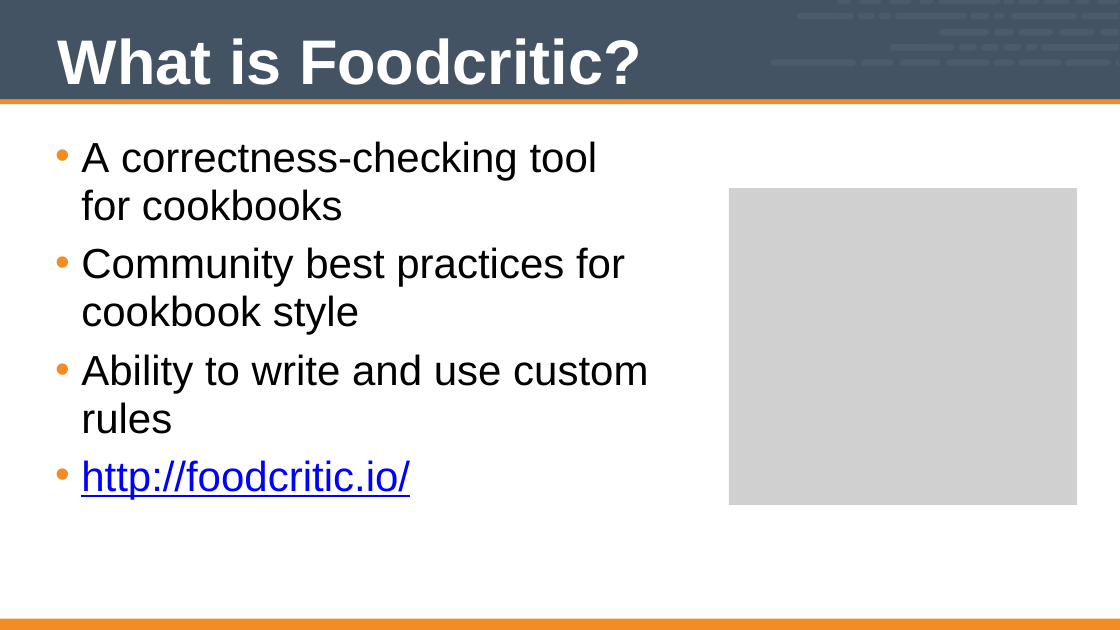
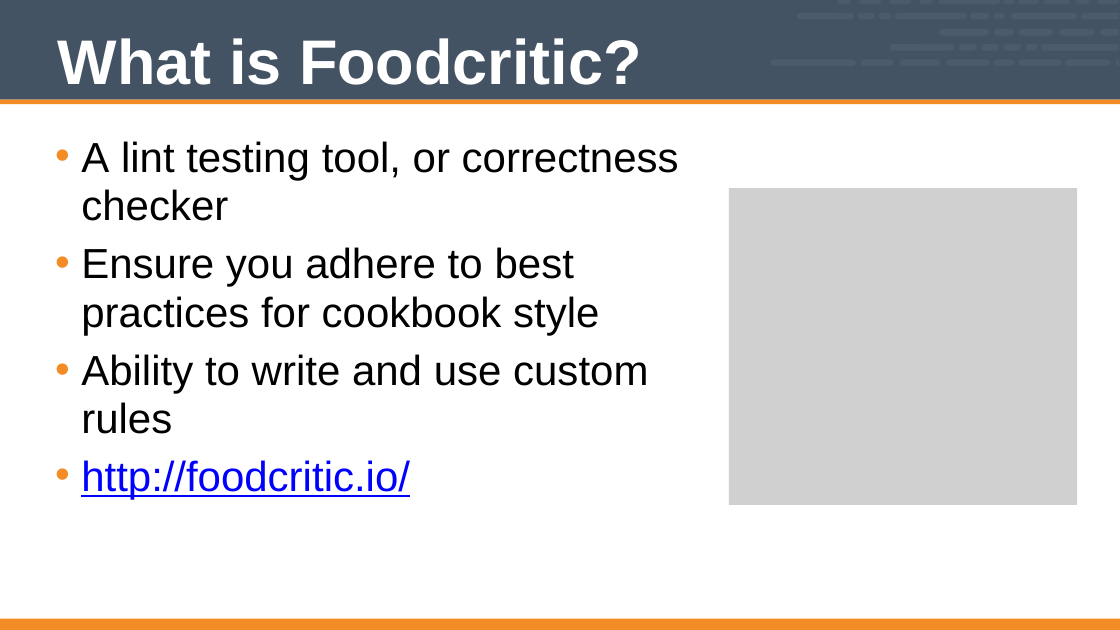
Before and after one commit to vinyar/chef-intermediate, a slide deck: slide 3 of Modules/10-Chef_Intermediate.pptx (slide 2 before the commit). Drawn at 1120x630 pixels with LibreOffice and Linux fonts; fonts in the diff are those of the drawing; grey boxes stand for pictures. Boxes give left, top, right and bottom in pixels: in the first picture for what was removed or moved away, otherwise in the second. Text is boxed around its words. In the diff, an @@ line names an element or a change of style, - is before the commit and + after.

```diff
--- a/Modules/10-Chef_Intermediate.pptx
+++ b/Modules/10-Chef_Intermediate.pptx
@@ text at (x1=81, y1=141, x2=679, y2=335): text changed @@
-• A correctness-checking tool for cookbooks
-• Community best practices for cookbook style
+• A lint testing tool, or correctness checker
+• Ensure you adhere to best practices for cookbook style
```
Also in this commit, not shown: 8 other slides changed, 3 slides added, 1 slide removed.
